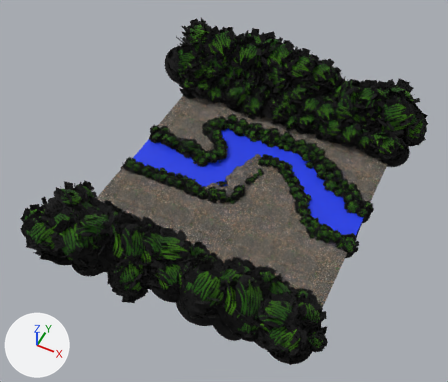
One commit to the glTF model Editor/assets/models/river/river04.gltf: the scene before it, then after it.
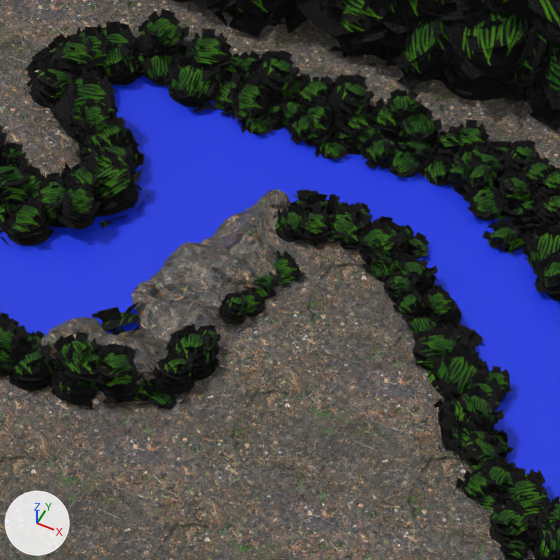
Each version is shown whole from a 50 mm camera at (45.1, -101.3, 121.5) aimed at (-3.1, -4.9, 1.0), then close up on the part from 44% to 72% of the width and 29% to 62% of the height. Lighting does not change. The marker at lower left points along +X, +Y and +Z. Where no turn or scale is listed for an object, it has been applied to the vertices. Vertices at the same position are counted once.

In view in the first close-up: 'Bush.1948', 'Bush.2026', 'Bush.2100', 'Bush.2359', 'Bush.2383', 'Bush.2453', 'Bush.2464', 'Bush.2489', 'Bush.2513', 'Bush.2532', 'Ground04', 'Water04', 'WetRock.022', 'WetRock.025'.
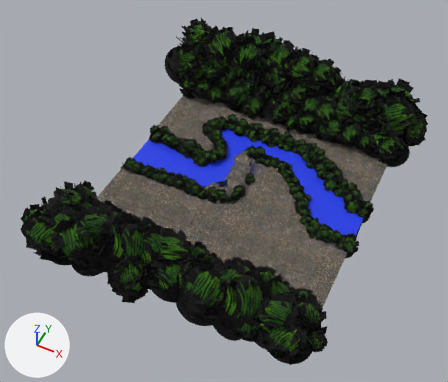
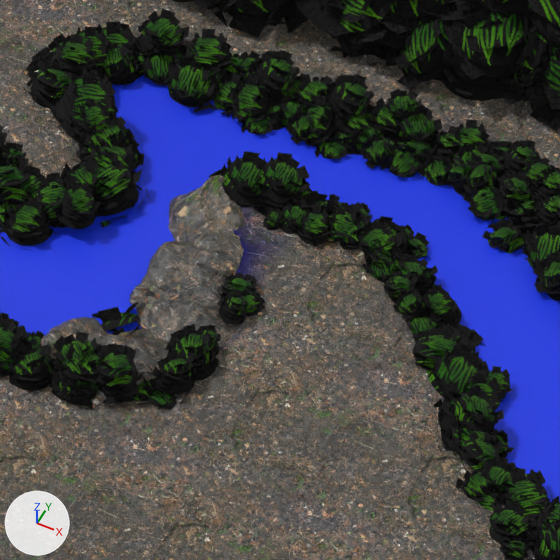
What differs and where, as boxes (x1, y1, x2, y2) in the close-ups (560 x 560 px; the box of a moved part takes in the faces that stretch with it):
'WetRock.022', moved, turned, rescaled: before (131, 242, 285, 308); after (129, 234, 244, 305)
'WetRock.025', moved, turned, rescaled: before (201, 189, 291, 264); after (168, 175, 244, 249)
'Bush.8101', added: after (252, 152, 310, 216)
'Bush.8100', added: after (209, 151, 270, 208)
'Bush.2532', moved: before (272, 205, 306, 243); after (277, 199, 309, 237)
'Bush.2489', moved: before (273, 250, 305, 285); after (299, 178, 312, 199)
'Bush.8099', added: after (217, 163, 228, 175)
part 1 of me_ground04, moved or reshaped: before (230, 239, 366, 346); after (230, 206, 366, 346)

Patch to the scene script:
```diff
--- a/Editor/assets/models/river/river04.gltf.py
+++ b/Editor/assets/models/river/river04.gltf.py
@@ me_ground04 @@
 me_ground04.from_pydata(...)  # 1089 vertices, 2048 faces; spans x -32.0..32.9, y -41.0..43.8, z -7.4..7.8
 # used by ob_ground04; location = (0.0, 0.0, 0.0)
+# me_ground04 part 1: 29 of 1089 vertices moved; they spanned x -5.9..6.0, y 2.5..15.5, z -6.2..0.1 and now span x -6.4..6.2, y 2.5..15.5, z -5.6..1.0; mean shift (-0.4, 0.0, 0.5); largest move (-3.7, 11.3, -3.4) -> (-4.0, 11.4, 1.0)
 me_ground04.materials.append(mat_ground)
@@ ob_bush_2489 @@
 ob_bush_2489 = bpy.data.objects.new('Bush.2489', me_bush)
-ob_bush_2489.location = (2.17, 6.17, -1.61)
+ob_bush_2489.location = (0.22, 12.55, -1.61)
 ob_bush_2489.rotation_euler = (1.557, -0.0187, -2.104)  # degrees (89, -1.1, -121)
@@ ob_bush_2532 @@
 ob_bush_2532 = bpy.data.objects.new('Bush.2532', me_bush)
-ob_bush_2532.location = (0.83, 9.42, -1.04)
+ob_bush_2532.location = (0.83, 10.01, -1.04)
 ob_bush_2532.rotation_euler = (1.261, -0.171, -1.055)  # degrees (72, -10, -60)
@@ ob_wetrock_022 @@
 ob_wetrock_022 = bpy.data.objects.new('WetRock.022', me_wetrock)
-ob_wetrock_022.location = (-1.22, 4.59, -1.93)
-ob_wetrock_022.rotation_euler = (-1.994, 2.039, -0.0329)  # degrees (-114, 117, -1.9)
-ob_wetrock_022.scale = (2.0, 2.0, 2.0)
+ob_wetrock_022.location = (-2.49, 4.95, -1.93)
+ob_wetrock_022.rotation_euler = (-1.994, 2.039, 0.258)  # degrees (-114, 117, 15)
+ob_wetrock_022.scale = (1.58, 1.92, 1.98)
@@ ob_wetrock_025 @@
 ob_wetrock_025 = bpy.data.objects.new('WetRock.025', me_wetrock)
-ob_wetrock_025.location = (1.11, 8.78, -3.7)
-ob_wetrock_025.rotation_euler = (-0.745, 2.904, -0.0614)  # degrees (-43, 166, -3.5)
-ob_wetrock_025.scale = (2.0, 2.0, 2.0)
+ob_wetrock_025.location = (-4.87, 8.17, -3.54)
+ob_wetrock_025.rotation_euler = (1.502, -0.688, -1.055)  # degrees (86, -39, -60)
+ob_wetrock_025.scale = (1.86, 1.89, 1.95)
@@ ob_bush_8101 @@
+ob_bush_8101 = bpy.data.objects.new('Bush.8101', me_bush)
+ob_bush_8101.location = (-1.08, 11.68, -0.46)
+ob_bush_8101.rotation_euler = (1.261, -0.171, -1.055)  # degrees (72, -10, -60)
+ob_bush_8101.scale = (3.47, 3.35, 3.35)
@@ ob_bush_8100 @@
+ob_bush_8100 = bpy.data.objects.new('Bush.8100', me_bush)
+ob_bush_8100.location = (-3.13, 11.07, -1.07)
+ob_bush_8100.rotation_euler = (1.261, -0.171, -1.055)  # degrees (72, -10, -60)
+ob_bush_8100.scale = (3.75, 3.62, 3.62)
@@ ob_bush_8099 @@
+ob_bush_8099 = bpy.data.objects.new('Bush.8099', me_bush)
+ob_bush_8099.location = (-3.92, 11.66, -1.24)
+ob_bush_8099.rotation_euler = (1.261, -0.171, -1.055)  # degrees (72, -10, -60)
+ob_bush_8099.scale = (2.6, 2.51, 2.51)
```
